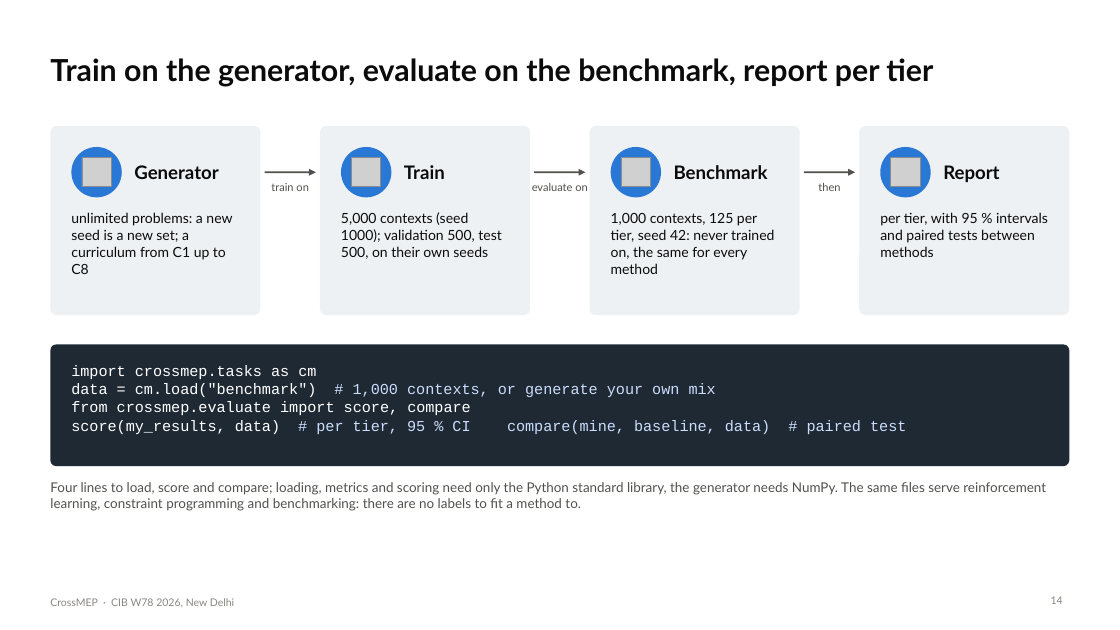
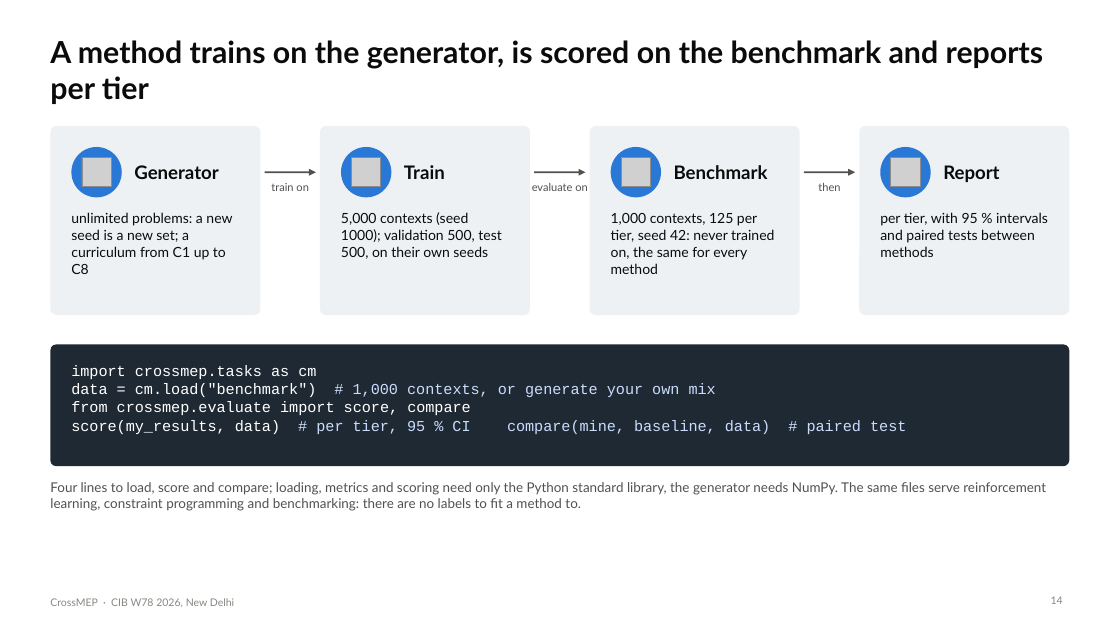
Before and after one commit to lavinia-ped/CrossMEP_Dataset, a slide deck: slide 14 of docs/CrossMEP_CIBW78_talk.pptx. Drawn at 1120x630 pixels with LibreOffice and Linux fonts; fonts in the diff are those of the drawing; grey boxes stand for pictures. Boxes give left, top, right and bottom in pixels: in the first picture for what was removed or moved away, otherwise in the second. Text is boxed around its words. In the diff, an @@ line names an element or a change of style, - is before the commit and + after.

Commit message:
Talk: demo slide as in and out panels with the facts line; every title a sentence

```diff
--- a/docs/CrossMEP_CIBW78_talk.pptx
+++ b/docs/CrossMEP_CIBW78_talk.pptx
@@ title at [50,40,1044,104]: text changed @@
-Train on the generator, evaluate on the benchmark, report per tier
+A method trains on the generator, is scored on the benchmark and reports per tier
```
Also in this commit, not shown: 2 other slides changed, 4 other files.
